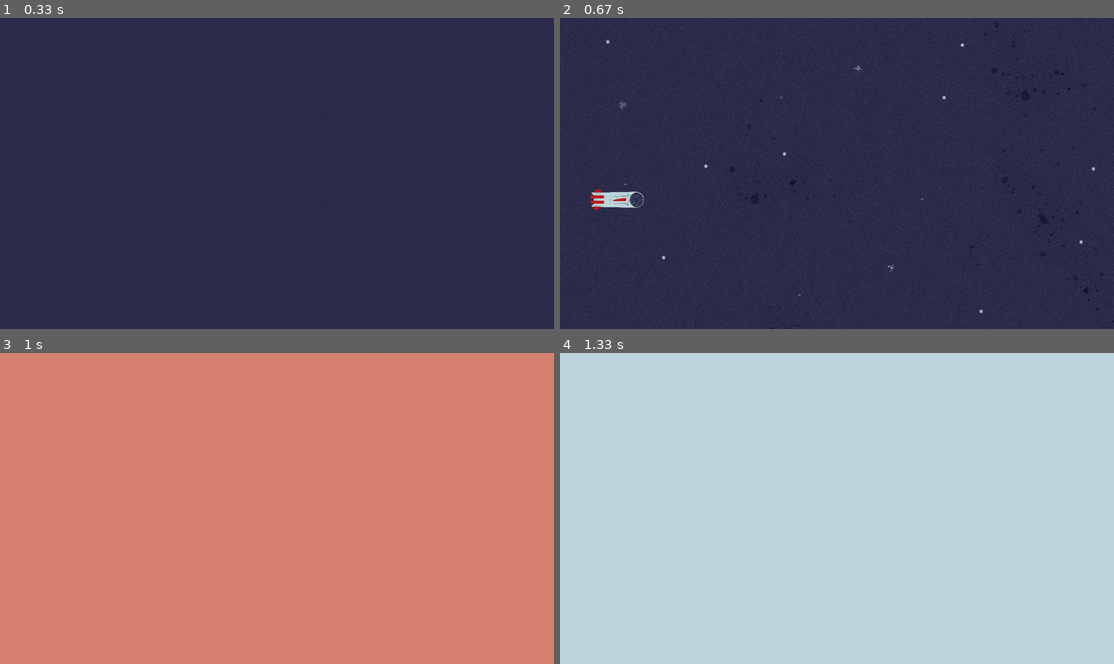
Above: before the commit, frames 1-4 (two rows, left to right).
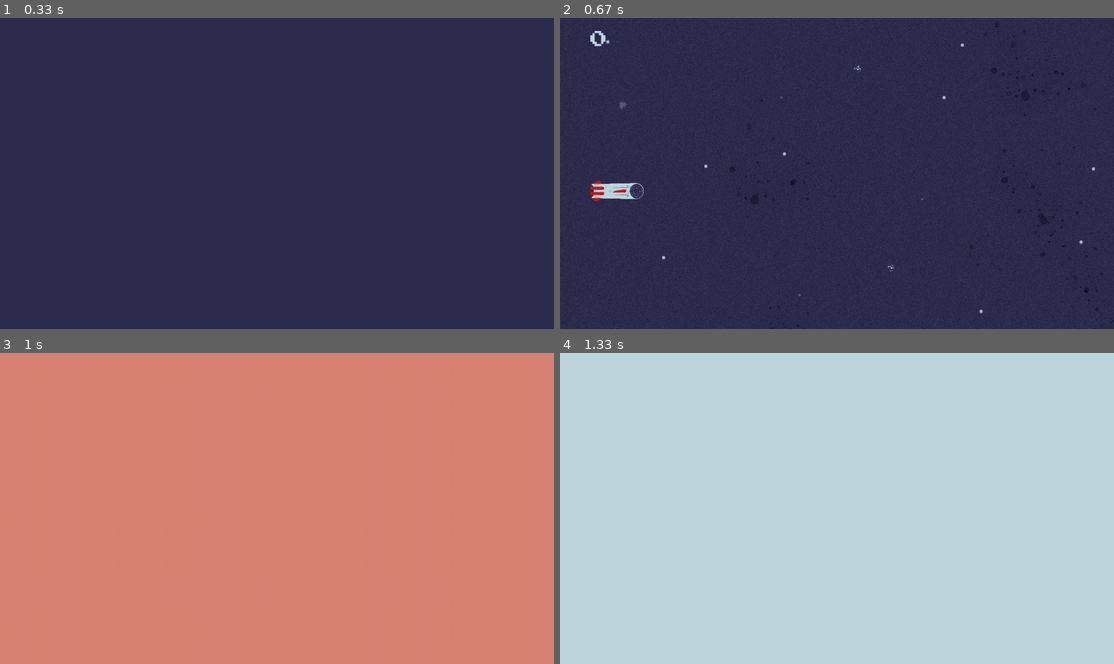
Above: after the commit, the same moments.

Repository: AdrianFSN/proyecto-final-pygame-quest
Game: pygame game, started from main.py
The game is run twice, just before and just after one commit, with the same random seed, the same clock (stepped at 60 frames per second) and the same inputs.
Inputs:
- Up to frame 1 (0.33 s): no input
- Up to frame 2 (0.67 s): tap Space at 0.33 s
- Up to frame 3 (1 s): hold Up from 0.67 s (still down); tap Space at 0.73 s
- Up to frame 4 (1.33 s): tap Space at 1.03, 1.23 s; release Up at 1.13 s; hold Down from 1.17 s (still down)

Frame 1 is identical in both runs. In frame 2, 0.6% of the frame differs, in the area x 5-16%, y 4-62%; in frame 3, nothing differs; in frame 4, nothing differs.

Commit message:
feat: creo la clase Marcador y la pinto en pantalla

Diff:
--- a/glumtar/__init__.py
+++ b/glumtar/__init__.py
@@ -1,9 +1,18 @@
-MARGIN = 120
+MARGIN = 80
 WIDTH = 1280
 HEIGHT = 720
 FPS = 60
 DEFAULT_TIMER = 7200
 TIME_UNIT = FPS
+
+# Fonts
+FONT = 'PressStart2P-Regular.ttf'
+FONT_SIZE = 40
+
+# Entities settings
+SCOREBOARD_HEIGHT = 30
+SCOREBOARD_MARGIN = 70
+SCOREBOARD_WIDTH = 70
 
 LIVES = 3
 
--- a/glumtar/entities.py
+++ b/glumtar/entities.py
@@ -3,7 +3,7 @@
 
 import pygame
 
-from . import HEIGHT, WIDTH, MARGIN
+from . import COLUMBIA_BLUE, FONT, FONT_SIZE, HEIGHT, MARGIN, SCOREBOARD_HEIGHT, SCOREBOARD_MARGIN, SCOREBOARD_WIDTH, WIDTH
 
 
 class Ship(pygame.sprite.Sprite):
@@ -98,3 +98,34 @@
 
         if self.rect.right < 0:
             return True
+
+
+class Scoreboard:
+    margin_title = 50
+    font_title_adjust = 20
+
+    def __init__(self, points=0):
+        self.scoreboard_value = points
+        font = FONT
+        self.font_route = os.path.join('glumtar', 'resources', 'fonts', font)
+        self.font_style = pygame.font.Font(self.font_route, FONT_SIZE)
+        self.scoreboard_title = 'PUNTOS'
+
+    def increase_score(self, score_up):
+        self.scoreboard_value += score_up
+
+    def show_scoreboard(self, screen):
+        score_string = str(self.scoreboard_value)
+        scoreboard_text = self.font_style.render(
+            score_string, True, COLUMBIA_BLUE)
+        pointsX = SCOREBOARD_MARGIN
+        pointsY = SCOREBOARD_HEIGHT
+        screen.blit(scoreboard_text, (pointsX, pointsY))
+
+        # self.font_style_title = pygame.font.Font(
+        #    self.font_route, FONT_SIZE - self.font_title_adjust)
+        # scoreboard_name = self.font_style_title.render(
+        #    self.scoreboard_title, True, COLUMBIA_BLUE)
+        # pointsX = SCOREBOARD_MARGIN + self.margin_title
+        # pointsY = SCOREBOARD_HEIGHT + self.font_title_adjust
+        # screen.blit(scoreboard_name, (pointsX, pointsY))
--- a/glumtar/scenes.py
+++ b/glumtar/scenes.py
@@ -3,7 +3,7 @@
 import pygame
 
 from . import BLACK, COLUMBIA_BLUE, CORAL_PINK, CORNELL_RED, DEFAULT_TIMER, FPS, HEIGHT, MARGIN, ROBIN_EGG_BLUE, SPACE_CADET, TIME_UNIT, WIDTH
-from .entities import Meteorite, Ship
+from .entities import Meteorite, Ship, Scoreboard
 from tools.timers_and_countdowns import Timer
 
 
@@ -45,6 +45,8 @@
         self.background_posX = 0
         self.background_posY = 0
 
+        self.scoreboard = Scoreboard()
+
         self.player = Ship()
         # self.meteorites_group = pygame.sprite.Group()
         self.timer = Timer(DEFAULT_TIMER)
@@ -71,7 +73,8 @@
             self.screen.fill(ROBIN_EGG_BLUE)
             self.paint_background(self.background_posX,
                                   self.background_posY, self.set_timer)
-            print(self.set_timer)
+            # print(self.set_timer)
+            self.scoreboard.show_scoreboard(self.screen)
 
             self.player.update()
             self.screen.blit(self.player.img_new_size, self.player.rect)
Not shown, changed: README.md
Binary file added: glumtar/resources/fonts/PressStart2P-Regular.ttf
